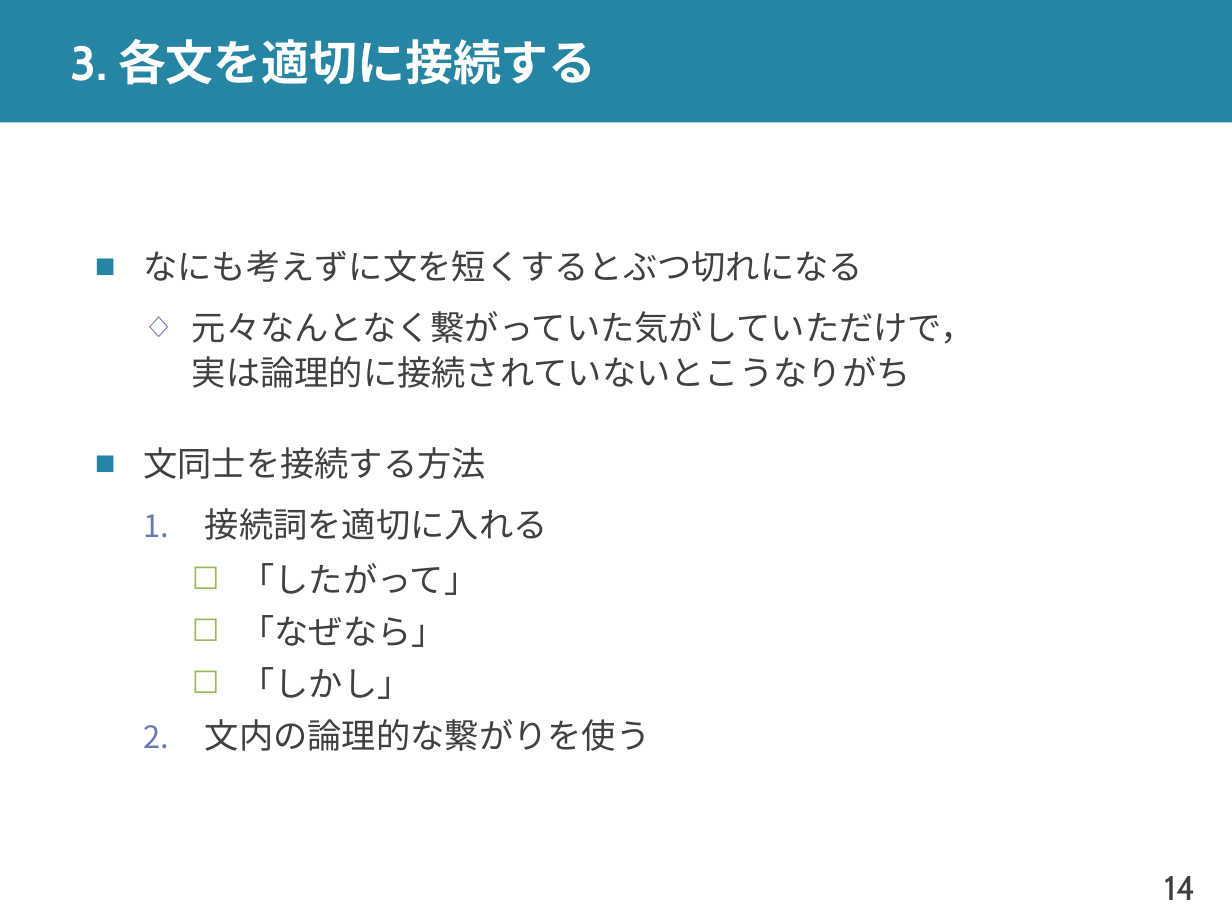
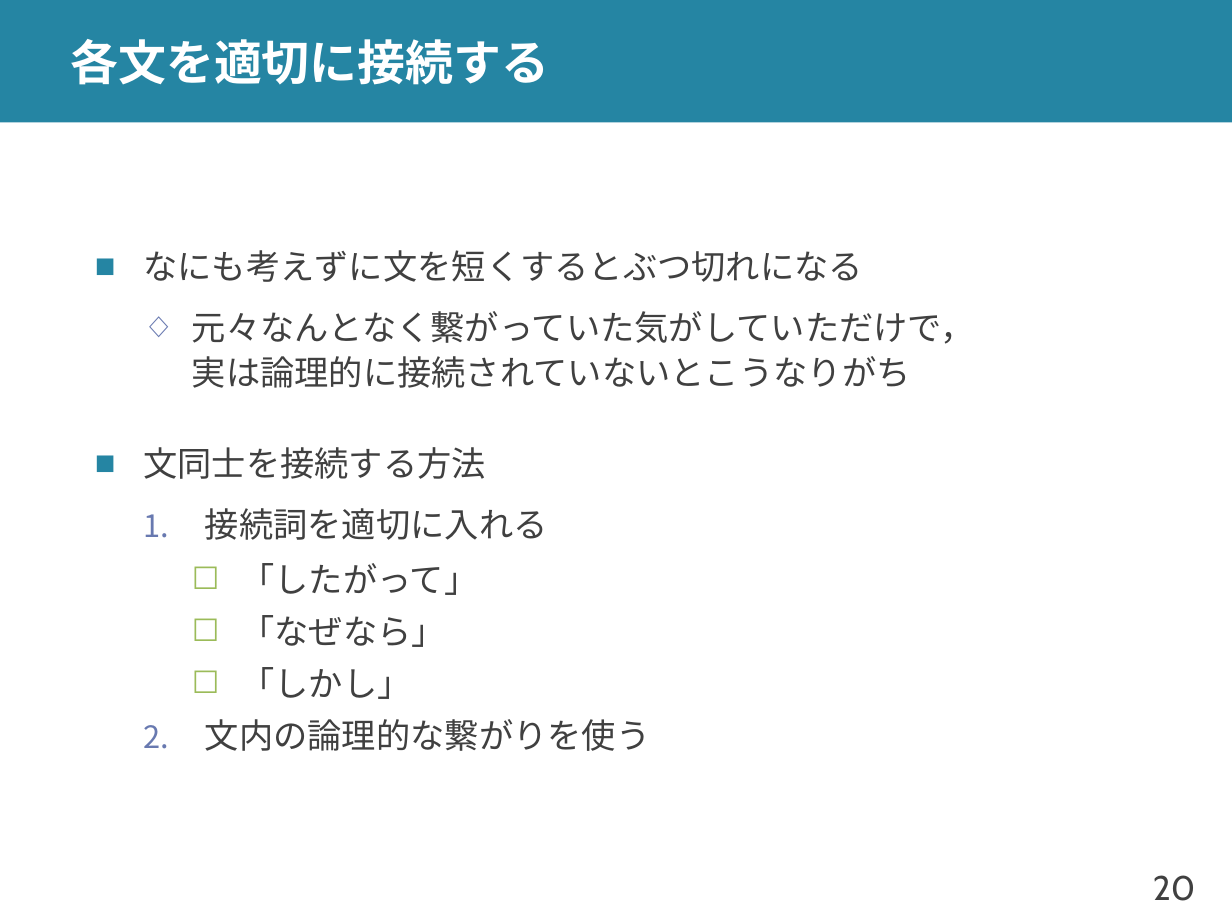
Before and after one commit to shioya-lab/how-to, a slide deck: slide 20 of writing.pptx (slide 14 before the commit). Drawn at 1232x924 pixels with LibreOffice and Linux fonts; fonts in the diff are those of the drawing. Boxes give left, top, right and bottom in pixels: in the first picture for what was removed or moved away, otherwise in the second. Text is boxed around its words. In the diff, an @@ line names an element or a change of style, - is before the commit and + after.

```diff
--- a/writing.pptx
+++ b/writing.pptx
@@ title at <box>71,39,549,85</box>: text changed @@
-3. 各文を適切に接続する
+各文を適切に接続する
@@ page number at <box>1153,875,1195,901</box>: text changed @@
-14
+20
```
Also in this commit, not shown: 4 other slides changed, 6 slides added.
